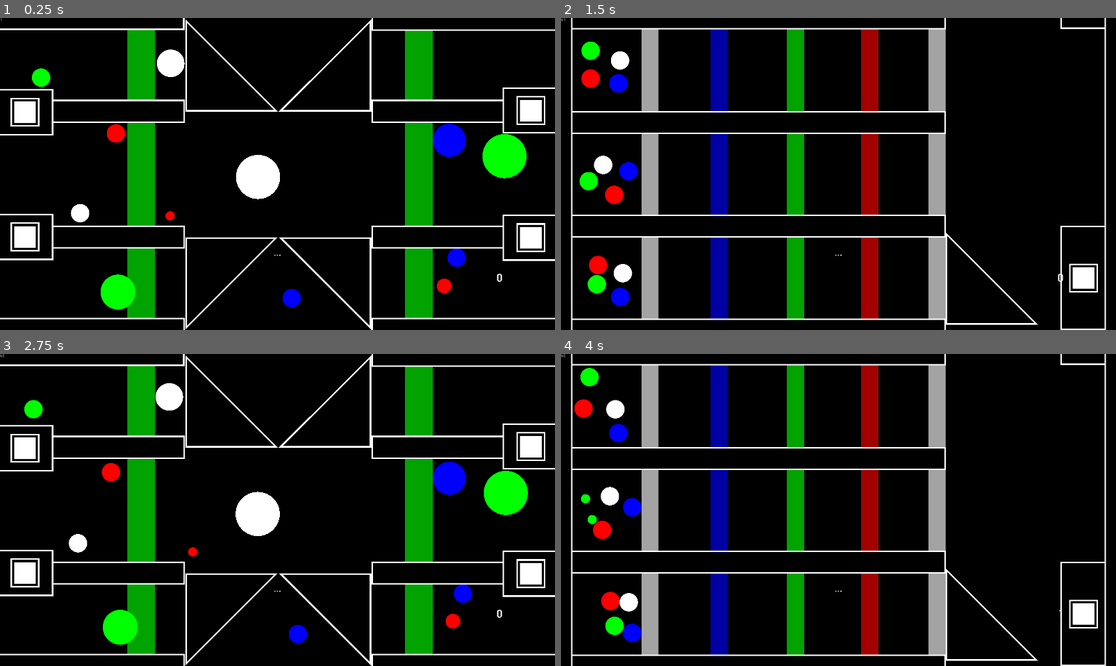
Above: before the commit, frames 1-4 (two rows, left to right).
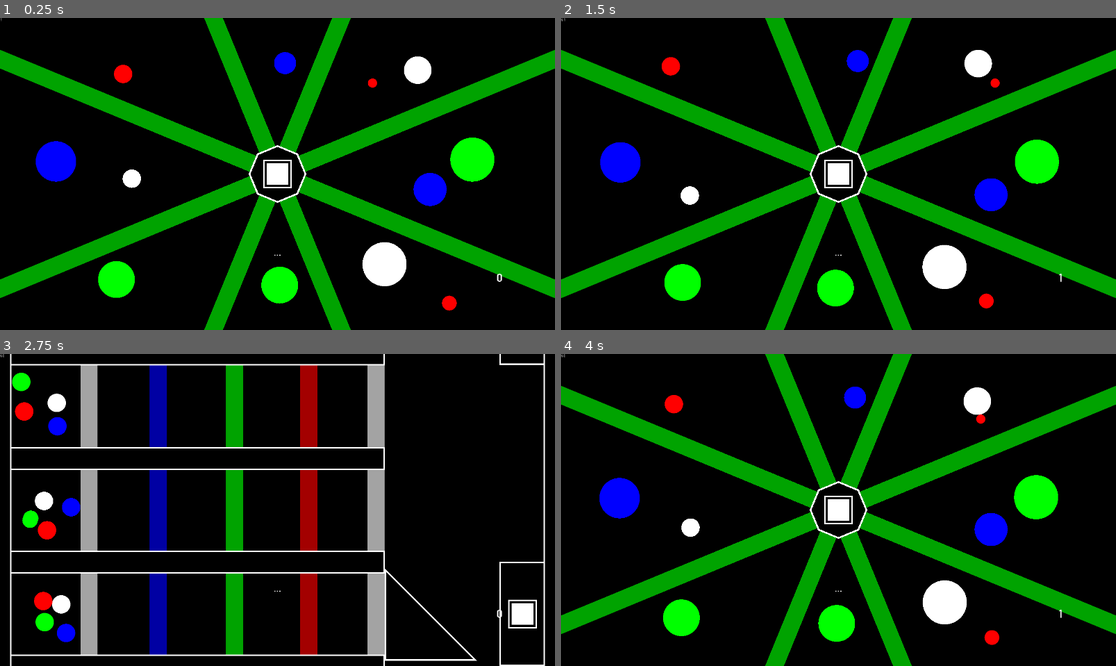
Above: after the commit, the same moments.

Repository: Dark-Gran/Spirit-Circles
Game: Godot game, scene res://src/Main.tscn
The game is run twice, just before and just after one commit, with the same random seed, the same clock (stepped at 60 frames per second) and the same inputs.
Inputs (mouse positions are in pixels of both pictures, inside the frame that each line leads up to):
- Up to frame 1 (0.25 s): no input
- Up to frame 2 (1.5 s): click (588, 236) at 0.52 s; move the mouse to (960, 158) at 1.27 s; hold Right (ui_right) from 1.28 s (still down)
- Up to frame 3 (2.75 s): tap Space (ui_accept) at 1.52, 2.27 s; move the mouse to (166, 525) at 2.02 s; release Right (ui_right) at 2.03 s; hold Left (ui_left) from 2.03 s (still down)
- Up to frame 4 (4 s): move the mouse to (894, 441) at 2.77 s; release Left (ui_left) at 2.78 s; hold Right (ui_right) from 2.78 s (still down); move the mouse to (810, 572) at 3.52 s; tap Space (ui_accept) at 3.77 s

The runs differ from the first frame. In frame 1, 36% of the frame differs, in the area x 0-100%, y 0-100%; in frame 2, 34%; in frame 3, 33%; in frame 4, 34%.

Commit message:
level20 draft (including rotating "DiscoBall")

Diff:
--- a/src/world/World.gd
+++ b/src/world/World.gd
@@ -21,7 +21,7 @@
 
 func _ready():
 	enable_continue(false)
-	level_id = 18
+	level_id = 20
 	move_to_level(level_id)
 
 func reload_level():
--- /dev/null
+++ b/src/world/levels/Level_020.gd
@@ -0,0 +1,15 @@
+extends Level
+
+func _ready():
+	$Statics/Button.switchables.append($Statics/DiscoBall)
+	for beam in $Statics/DiscoBall/Beams.get_children():
+		$Statics/Button.switchables.append(beam)
+		beam.possible_colors.append(Circle.ColorType.WHITE)
+		beam.possible_colors.append(Circle.ColorType.BLUE)
+		beam.possible_colors.append(Circle.ColorType.GREEN)
+		beam.possible_colors.append(Circle.ColorType.RED)
+		# Change starting color
+		beam.color_type = Circle.ColorType.GREEN
+		beam.current_state = Circle.ColorType.GREEN
+		beam.upcoming_state = beam.current_state
+		beam.refresh()
--- /dev/null
+++ b/src/world/levels/Level_020.tscn
@@ -0,0 +1,86 @@
+[gd_scene load_steps=5 format=2]
+
+[ext_resource path="res://src/world/Circle.tscn" type="PackedScene" id=1]
+[ext_resource path="res://src/world/levels/Level_020.gd" type="Script" id=2]
+[ext_resource path="res://src/world/obstacles/DiscoBall.tscn" type="PackedScene" id=3]
+[ext_resource path="res://src/world/obstacles/Button.tscn" type="PackedScene" id=4]
+
+[node name="Level" type="Node2D"]
+show_behind_parent = true
+script = ExtResource( 2 )
+
+[node name="Circles" type="Node2D" parent="."]
+
+[node name="Circle" parent="Circles" instance=ExtResource( 1 )]
+position = Vector2( 434.626, 198.826 )
+color_type = 3
+angle = 210
+size = 10.0
+
+[node name="Circle2" parent="Circles" instance=ExtResource( 1 )]
+position = Vector2( 1487.87, 590.07 )
+color_type = 1
+angle = 90
+size = 18.0
+
+[node name="Circle3" parent="Circles" instance=ExtResource( 1 )]
+position = Vector2( 1330.94, 850.566 )
+angle = 110
+size = 24.0
+
+[node name="Circle4" parent="Circles" instance=ExtResource( 1 )]
+position = Vector2( 1631.76, 488.891 )
+color_type = 2
+angle = 30
+size = 24.0
+
+[node name="Circle5" parent="Circles" instance=ExtResource( 1 )]
+position = Vector2( 1447.62, 184.796 )
+angle = 240
+size = 15.0
+
+[node name="Circle6" parent="Circles" instance=ExtResource( 1 )]
+position = Vector2( 457.92, 545.37 )
+angle = 100
+
+[node name="Circle7" parent="Circles" instance=ExtResource( 1 )]
+position = Vector2( 1569.9, 988.294 )
+color_type = 3
+angle = 185
+size = 8.0
+
+[node name="Circle8" parent="Circles" instance=ExtResource( 1 )]
+position = Vector2( 399.539, 903.247 )
+color_type = 2
+angle = 30
+size = 20.0
+
+[node name="Circle9" parent="Circles" instance=ExtResource( 1 )]
+position = Vector2( 1248.84, 225.268 )
+color_type = 3
+
+[node name="Circle10" parent="Circles" instance=ExtResource( 1 )]
+position = Vector2( 978.734, 157.513 )
+color_type = 1
+angle = -10
+size = 12.0
+
+[node name="Circle11" parent="Circles" instance=ExtResource( 1 )]
+position = Vector2( 971.018, 922.575 )
+color_type = 2
+angle = 150
+size = 20.0
+
+[node name="Circle12" parent="Circles" instance=ExtResource( 1 )]
+position = Vector2( 191.38, 495.998 )
+color_type = 1
+angle = 15
+size = 22.0
+
+[node name="Statics" type="Node2D" parent="."]
+
+[node name="DiscoBall" parent="Statics" instance=ExtResource( 3 )]
+position = Vector2( 960, 540 )
+
+[node name="Button" parent="Statics" instance=ExtResource( 4 )]
+position = Vector2( 960, 540 )
--- /dev/null
+++ b/src/world/obstacles/DiscoBall.gd
@@ -0,0 +1,24 @@
+extends Switchable
+
+export (float) var speed = 0.05
+
+func _ready():
+	options = [0, 1, 2, 3]
+	current_state = 0
+	._ready()
+
+func _physics_process(delta):
+	if current_state != upcoming_state:
+		current_state = upcoming_state
+	var rot
+	match current_state:
+		0:
+			rot = 0
+		1:
+			rot = -speed
+		2:
+			rot = 0
+		3:
+			rot = speed
+	if rot != 0:
+		rotate(rot*delta)
--- /dev/null
+++ b/src/world/obstacles/DiscoBall.tscn
@@ -0,0 +1,46 @@
+[gd_scene load_steps=5 format=2]
+
+[ext_resource path="res://src/world/obstacles/Beam.tscn" type="PackedScene" id=1]
+[ext_resource path="res://src/world/obstacles/DiscoBall.gd" type="Script" id=2]
+
+[sub_resource type="SphereMesh" id=1]
+rings = 3
+
+[sub_resource type="ConvexPolygonShape2D" id=2]
+points = PoolVector2Array( -25, 0, -17.677, 2.829, 0, 4, 17.677, 2.829, 25, 0, 17.677, -2.829, 0, -4, -17.677, -2.829 )
+
+[node name="DiscoBall" type="KinematicBody2D"]
+collision_layer = 5
+collision_mask = 0
+script = ExtResource( 2 )
+
+[node name="Beams" type="Node2D" parent="."]
+
+[node name="Beam" parent="Beams" instance=ExtResource( 1 )]
+rotation = 0.389208
+scale = Vector2( 1, 5 )
+
+[node name="Beam3" parent="Beams" instance=ExtResource( 1 )]
+rotation = 1.1781
+scale = Vector2( 1, 5 )
+
+[node name="Beam4" parent="Beams" instance=ExtResource( 1 )]
+rotation = -1.1781
+scale = Vector2( 1, 5 )
+
+[node name="Beam2" parent="Beams" instance=ExtResource( 1 )]
+rotation = -0.389208
+scale = Vector2( 1, 5 )
+
+[node name="MeshInstance2D" type="MeshInstance2D" parent="."]
+scale = Vector2( 100, 100 )
+mesh = SubResource( 1 )
+
+[node name="MeshInstance2D2" type="MeshInstance2D" parent="."]
+modulate = Color( 0, 0, 0, 1 )
+scale = Vector2( 93.5, 93.5 )
+mesh = SubResource( 1 )
+
+[node name="CollisionShape2D" type="CollisionShape2D" parent="."]
+scale = Vector2( 4, 25 )
+shape = SubResource( 2 )
